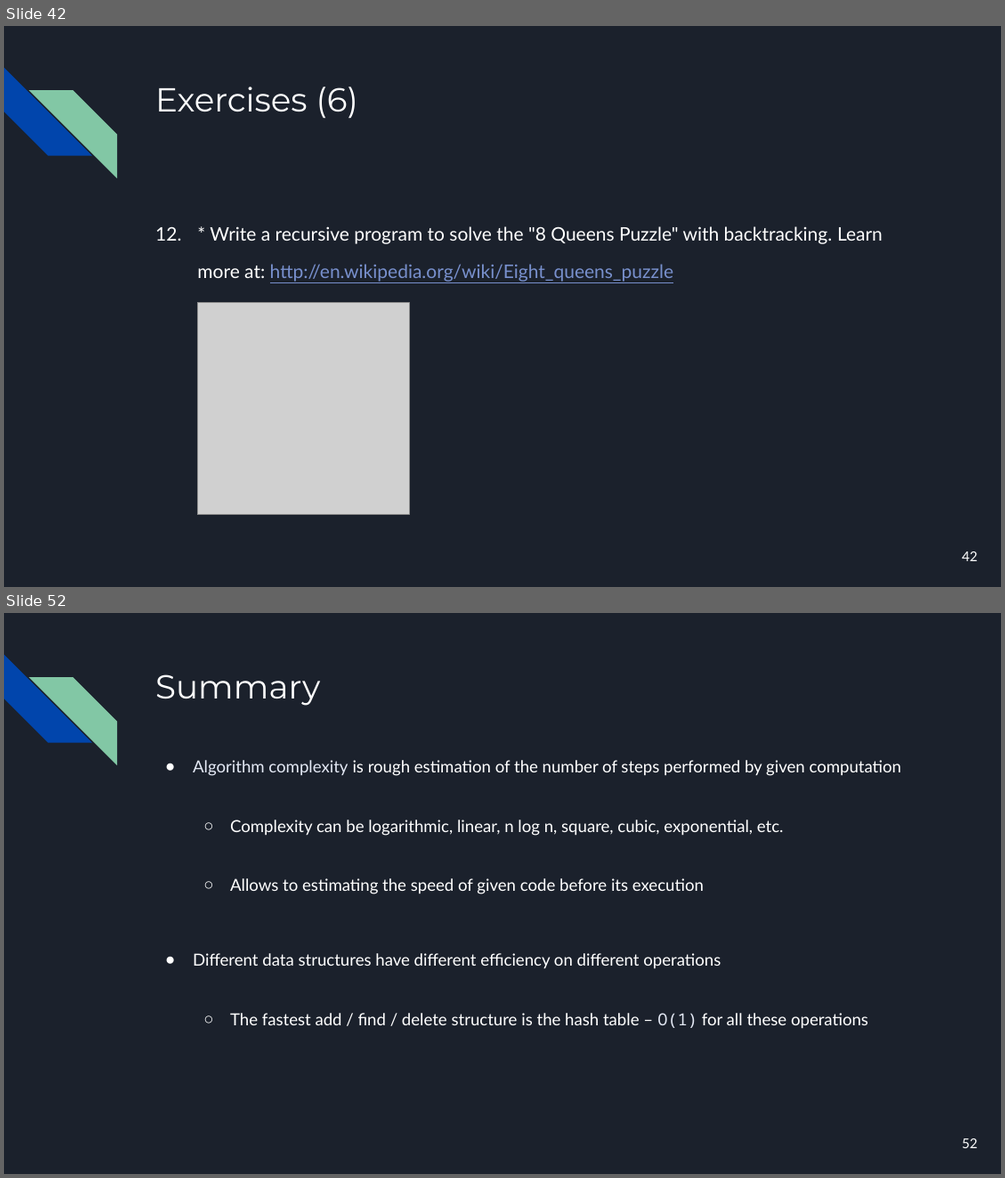
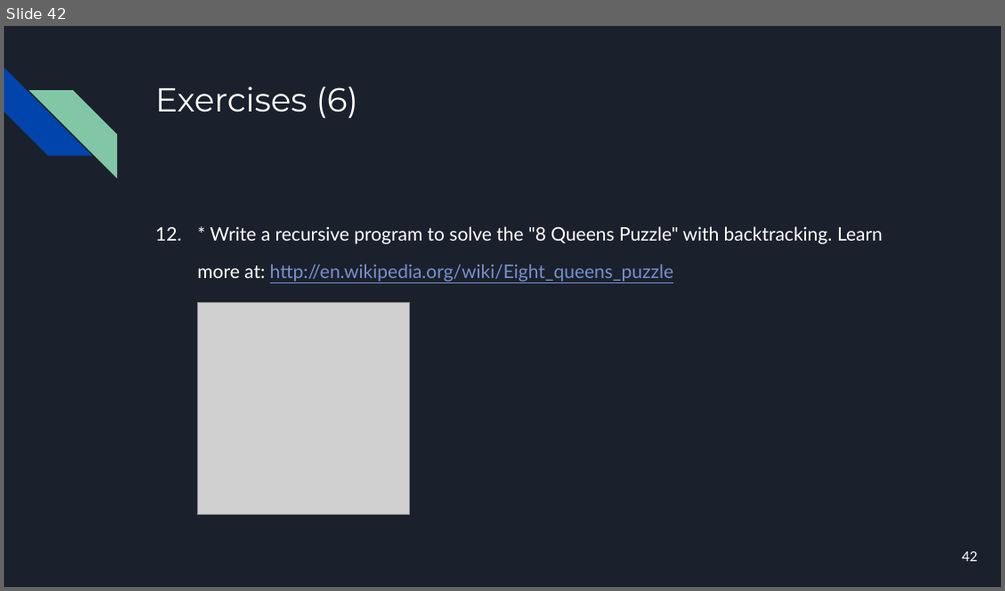
Before and after one commit to bulhard/DSA2022, a slide deck: _Presentations/08 Recursion.pptx. Shown one above the other, each under a label of ours: slides 42 and 52 before the commit, slide 42 after it; the slides between them are not shown. The pictures are 1005x1178 and 1005x591 pixels, drawn with LibreOffice and Linux fonts; fonts in the diff are those of the drawing; grey boxes stand for pictures. Boxes give left, top, right and bottom in pixels: in the first picture for what was removed or moved away, otherwise in the second. Text is boxed around its words. In the diff, an @@ line names an element or a change of style, - is before the commit and + after.

Commit message:
08

```diff
--- a/_Presentations/08 Recursion.pptx
+++ b/_Presentations/08 Recursion.pptx
@@ slide 52 removed at (4, 613, 1001, 1174), background #1B212C; not listed: 2 template elements that a slide beside it also shows @@
@@ title removed at (155, 674, 320, 706) @@
-Summary
@@ text removed at (193, 760, 902, 1029) @@
-● Algorithm complexity is rough estimation of the number of steps performed by given computation
-  ○ Complexity can be logarithmic, linear, n log n, square, cubic, exponential, etc.
-  ○ Allows to estimating the speed of given code before its execution
-● Different data structures have different efficiency on different operations
-  ○ The fastest add / find / delete structure is the hash table – O(1) for all these operations
@@ page number removed at (962, 1138, 978, 1148) @@
-52
```
Also in this commit, not shown: 12 other slides removed.
